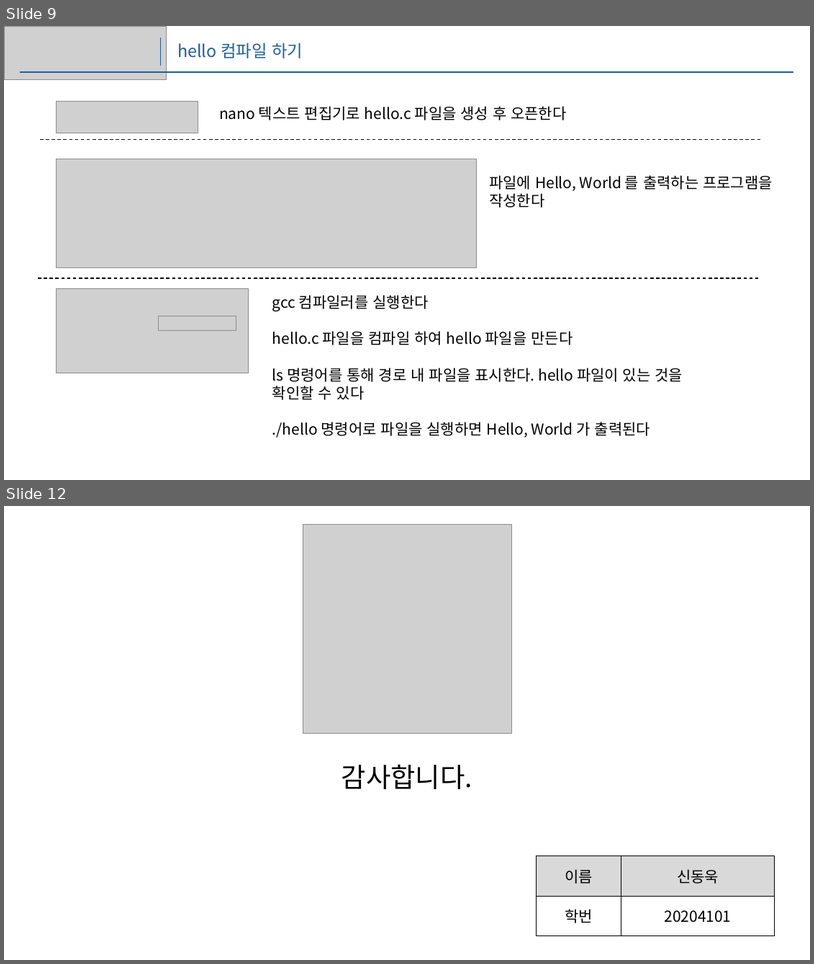
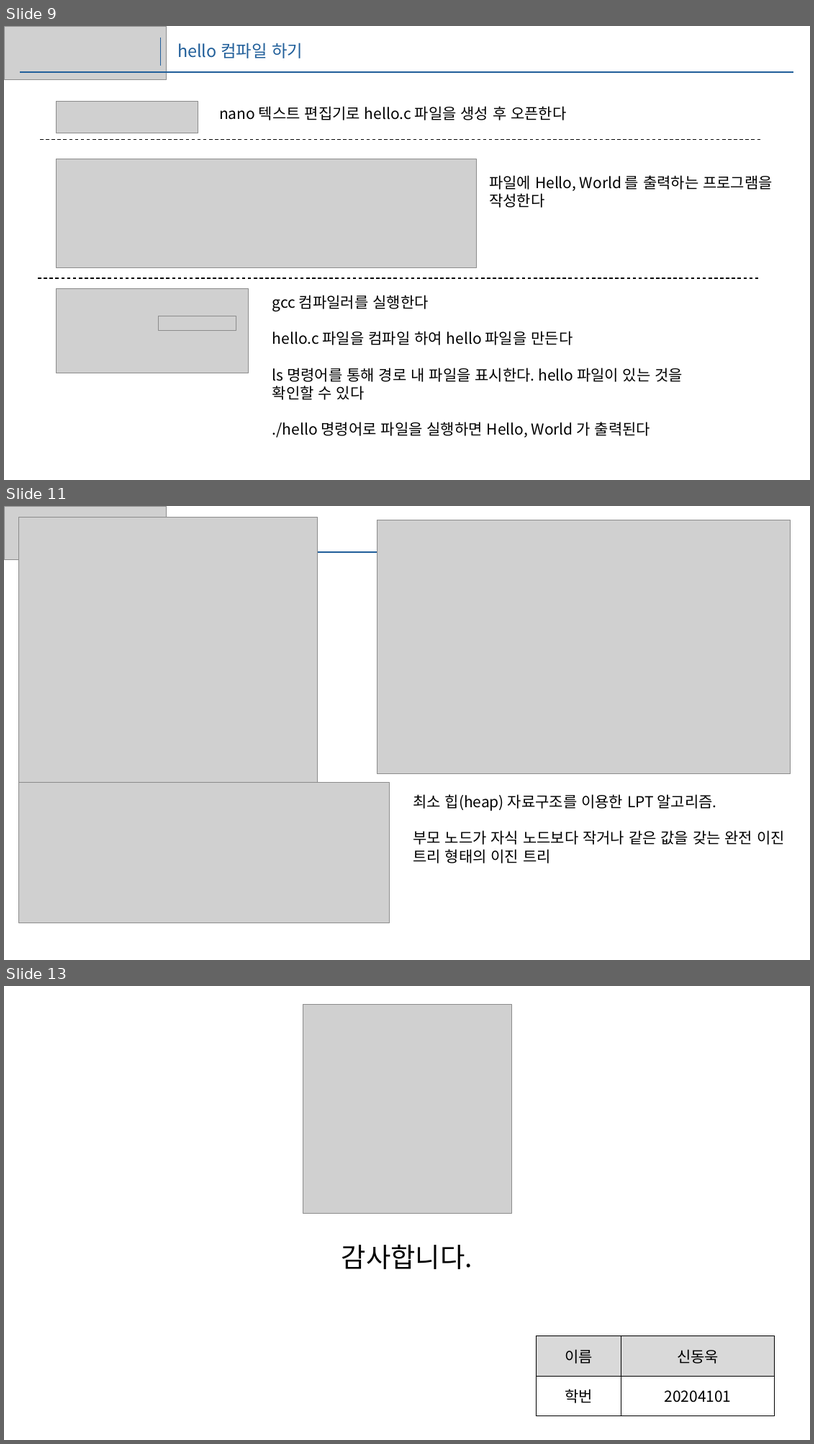
Before and after one commit to DongUk-Shin/3rd1sem, a slide deck: 운영체제/1w/1주.pptx. Shown one above the other, each under a label of ours: slides 9 and 12 before the commit, slides 9, 11 and 13 after it; the slides between them are not shown. The pictures are 814x964 and 814x1444 pixels, drawn with LibreOffice and Linux fonts; fonts in the diff are those of the drawing; grey boxes stand for pictures. Boxes give left, top, right and bottom in pixels: in the first picture for what was removed or moved away, otherwise in the second. Text is boxed around its words. In the diff, an @@ line names an element or a change of style, - is before the commit and + after.

```diff
--- a/운영체제/1w/1주.pptx
+++ b/운영체제/1w/1주.pptx
@@ slide 11 added at [4,506,810,960], background #FFFFFF @@
@@ picture added at [4,506,166,560] @@
@@ picture added at [18,518,317,782] @@
@@ line added from (161, 518) to (161, 546), #215F9A 1.5 pt @@
@@ picture added at [377,520,790,773] @@
@@ line added from (21, 552) to (766, 552), #215F9A 1.5 pt @@
@@ picture added at [18,782,389,922] @@
@@ text added at [413,794,785,863], 18 pt, text #000000 @@
+최소 힙(heap) 자료구조를 이용한 LPT 알고리즘.
+부모 노드가 자식 노드보다 작거나 같은 값을 갖는 완전 이진 트리 형태의 이진 트리
@@ what was slide 12 is now slide 13 @@
```
Also in this commit, not shown: 2 slides changed, 2 other slides added, 2 slides removed, 2 other files.
